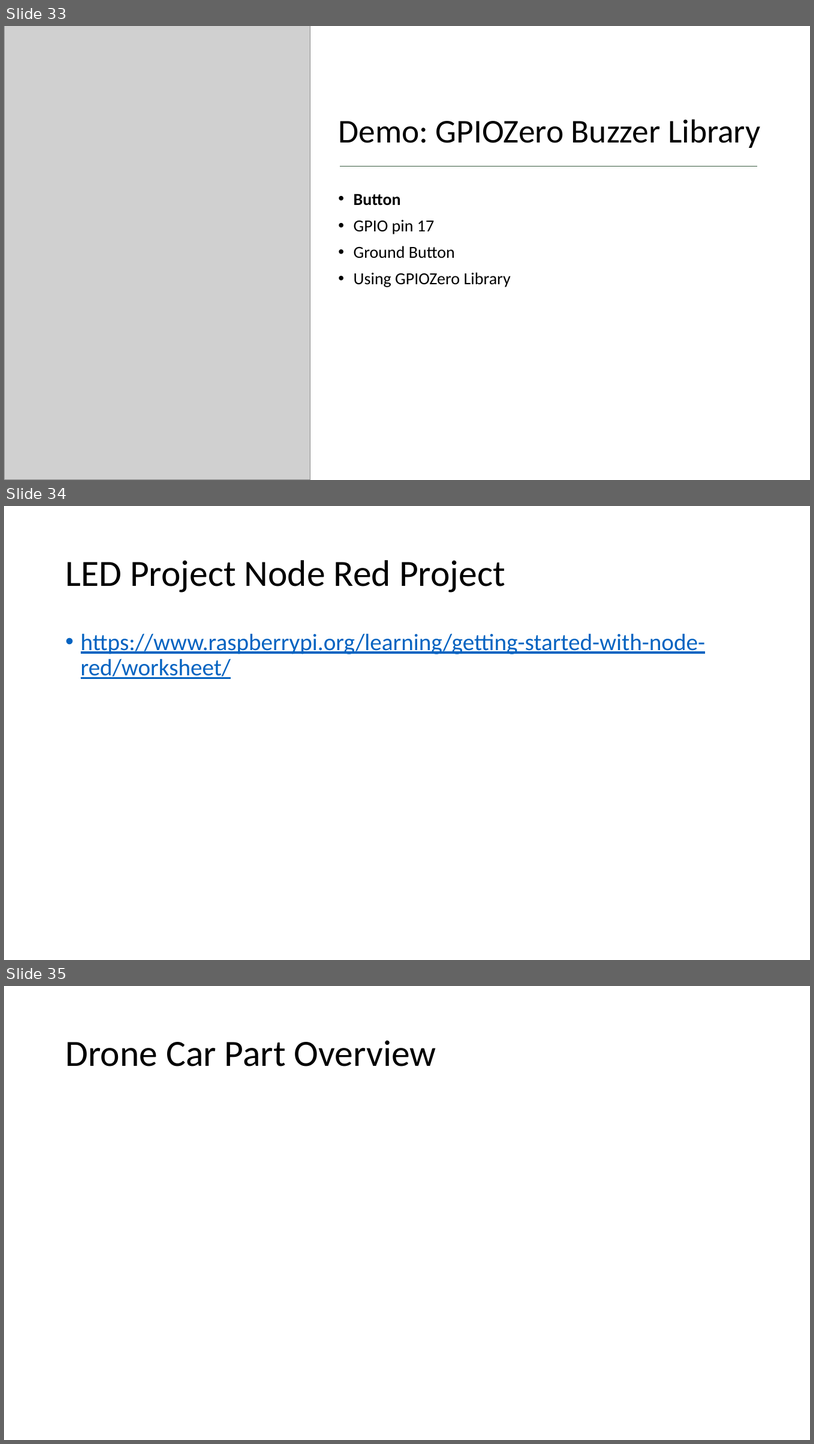
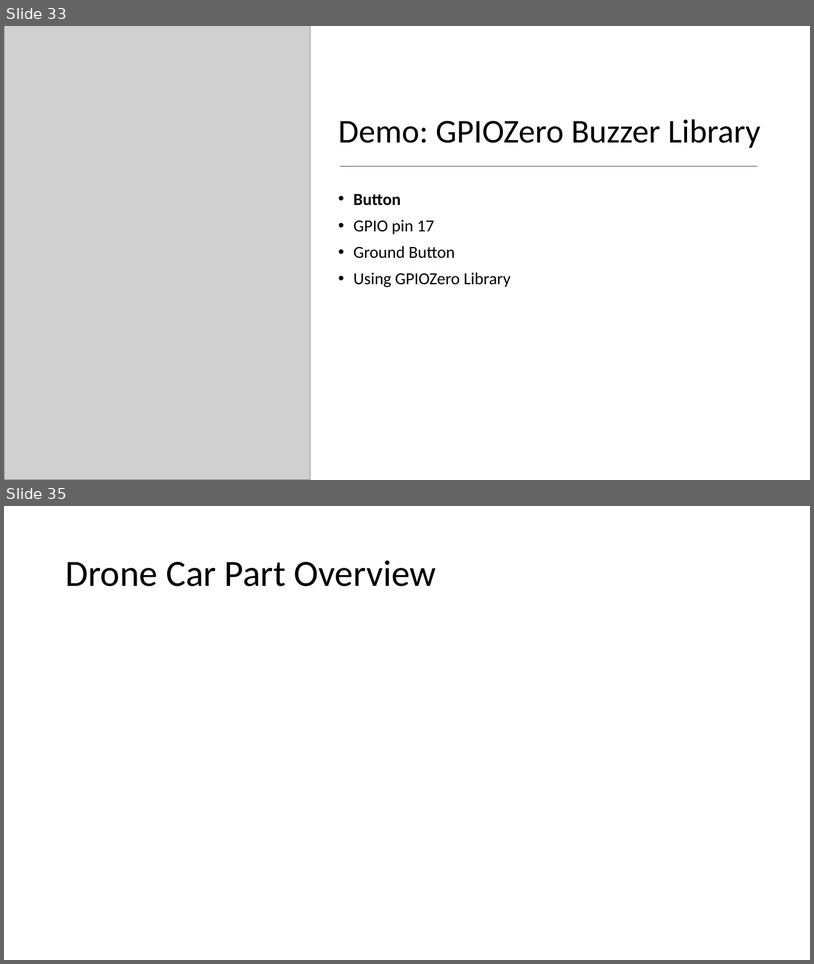
Before and after one commit to mluckenbill/philly-code-camp-2017-1, a slide deck: Philadelphia Code Camp.pptx. Shown one above the other, each under a label of ours: slides 33, 34 and 35 before the commit, slides 33 and 35 after it; the slides between them are not shown. The pictures are 814x1444 and 814x964 pixels, drawn with LibreOffice and Linux fonts; fonts in the diff are those of the drawing; grey boxes stand for pictures. Boxes give left, top, right and bottom in pixels: in the first picture for what was removed or moved away, otherwise in the second. Text is boxed around its words. In the diff, an @@ line names an element or a change of style, - is before the commit and + after.

```diff
--- a/Philadelphia Code Camp.pptx
+++ b/Philadelphia Code Camp.pptx
@@ slide 34 removed at box(4, 506, 810, 960), background #FFFFFF @@
@@ title removed at box(65, 560, 506, 592) @@
-LED Project Node Red Project
@@ text removed at box(81, 633, 705, 679) @@
-• https://www.raspberrypi.org/learning/getting-started-with-node-red/worksheet/
```
Also in this commit, not shown: 2 slides added, 5 other files.
